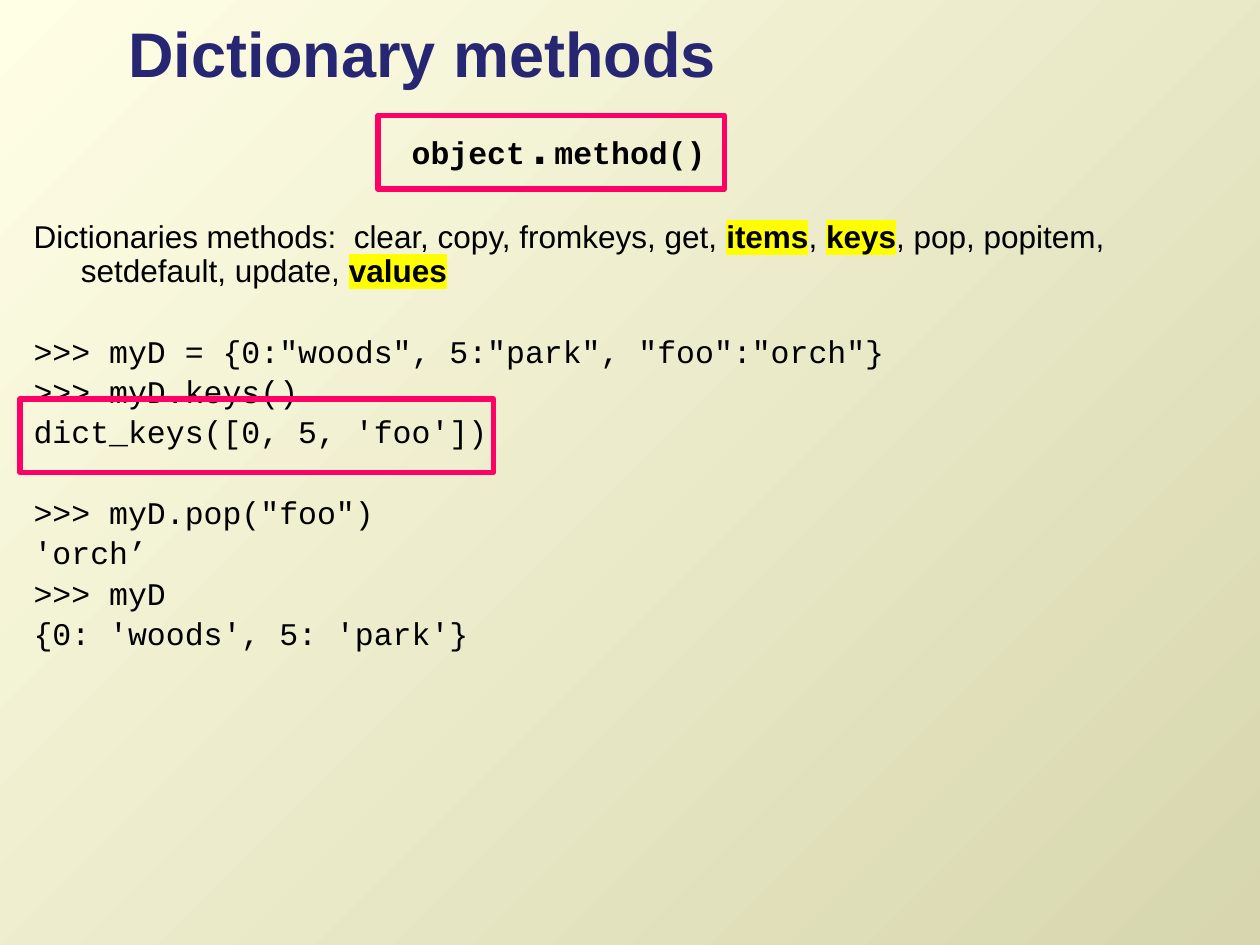
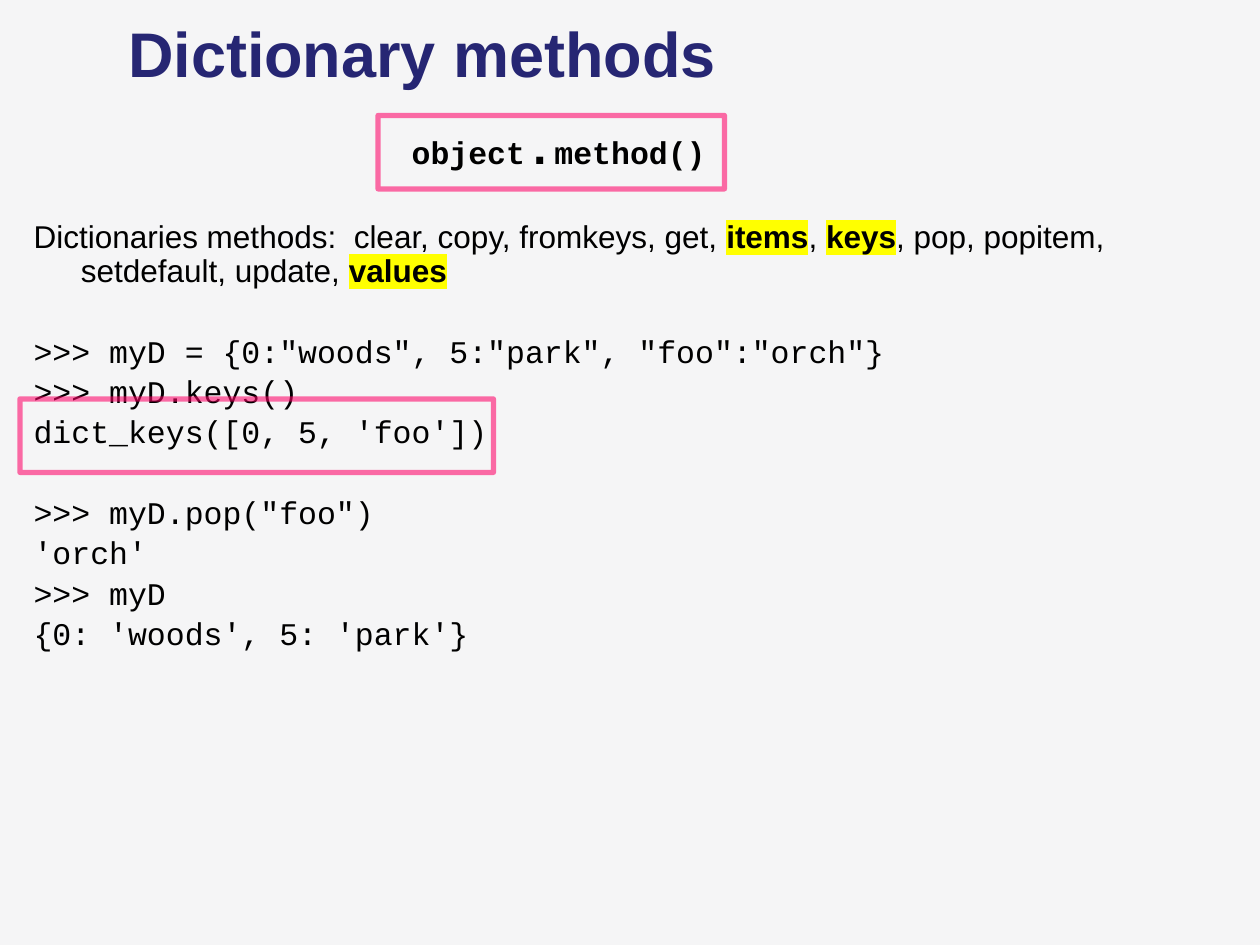
Before and after one commit to lgtateos/gis540, a slide deck: slide 16 of slides/dictionaries.pptx (slide 12 before the commit). Drawn at 1260x945 pixels with LibreOffice and Linux fonts; fonts in the diff are those of the drawing. Boxes give left, top, right and bottom in pixels: in the first picture for what was removed or moved away, otherwise in the second. Text is boxed around its words. In the diff, an @@ line names an element or a change of style, - is before the commit and + after.

```diff
--- a/slides/dictionaries.pptx
+++ b/slides/dictionaries.pptx
@@ background gradient #FFFFE6 to #D7D6AE to #F5F5F6 @@
@@ text at (x1=34, y1=542, x2=147, y2=565): text changed @@
-  'orch’
+  'orch'
```
Also in this commit, not shown: 28 other slides changed, 4 slides added, 1 slide removed.
